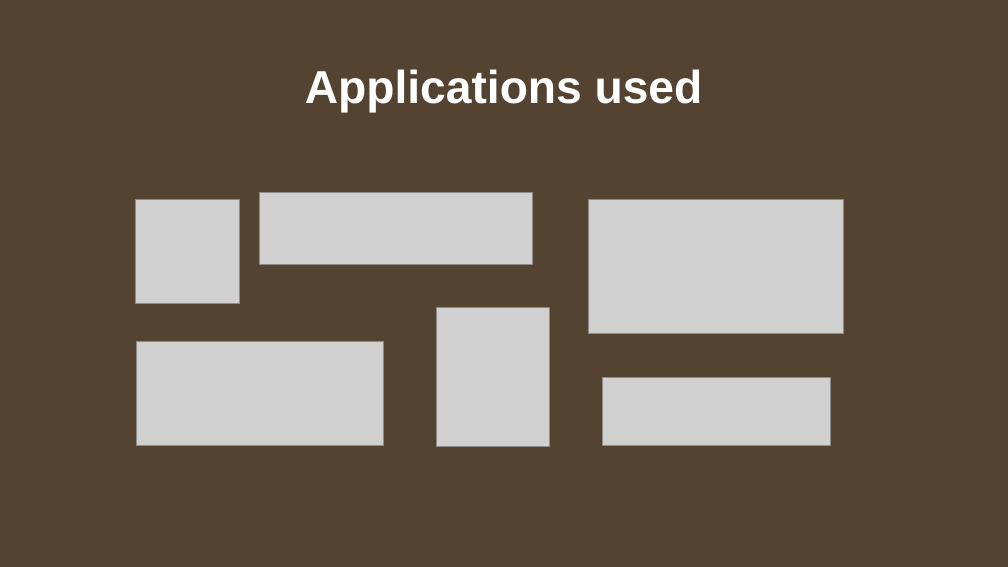
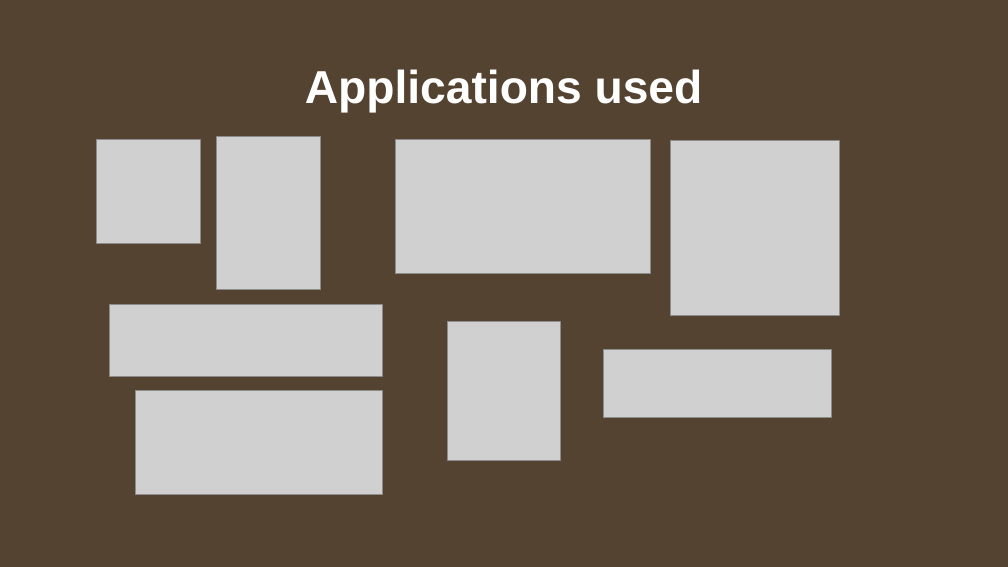
Before and after one commit to jl-horton/final_project, a slide deck: slide 5 of Presentation.pptx. Drawn at 1008x567 pixels with LibreOffice and Linux fonts; fonts in the diff are those of the drawing; grey boxes stand for pictures; background and template pictures are left out. Boxes give left, top, right and bottom in pixels: in the first picture for what was removed or moved away, otherwise in the second. Text is boxed around its words. In the diff, an @@ line names an element or a change of style, - is before the commit and + after.

```diff
--- a/Presentation.pptx
+++ b/Presentation.pptx
@@ picture: place and size @@
-picture at (135,200,239,303)
+picture at (97,140,200,243)
@@ picture added at (216,137,320,290) @@
@@ picture: place and size @@
-picture at (589,200,845,333)
+picture at (395,140,651,274)
@@ picture added at (671,141,839,316) @@
@@ picture: place and size @@
-picture at (260,193,533,265)
+picture at (109,304,382,376)
@@ picture: place and size @@
-picture at (436,308,549,446)
+picture at (448,321,560,460)
@@ picture: place and size @@
-picture at (603,377,830,445)
+picture at (603,349,831,417)
@@ picture: place and size @@
-picture at (137,341,383,445)
+picture at (135,391,382,495)
```
Also in this commit, not shown: 2 other files.
